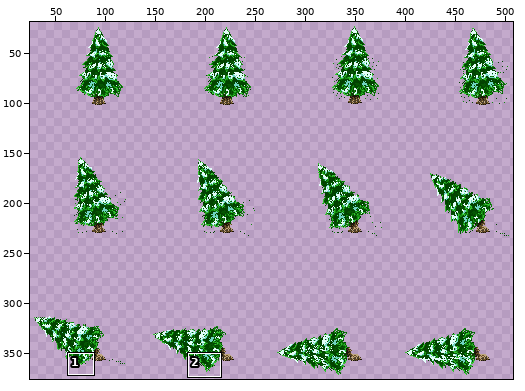
Sprite sheet: Assets/Sprites/Obstacles/Tree_01_Tree_Sprite.png. The first picture is a wide view before the edit; the outline marks the close-up.
Close-up. Before the commit:
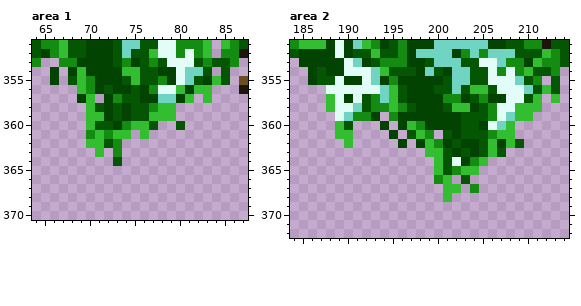
The file is 512x384 pixels. Colours within 5 levels of each other are drawn and written as one. Shown: area 1: x 64..87, y 351..370; area 2: x 184..214, y 351..372. The wide view leaves out empty margins. The commit also changed other parts of the picture, which this record leaves out.
After the commit:
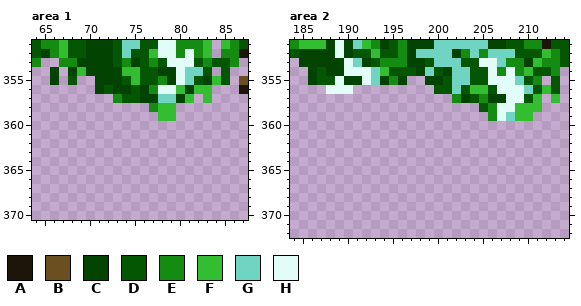
Palette (. is transparent): A #1d1509  B #6c4f21  C #024301  D #055603  E #148c11  F #32be30  G #70d4c2  H #e2fdf8
Difference:
Area 1:
Colour C is removed in row 357 at x 69 and 72; in rows 358 to 359 at x 72 and 74; in row 360 at x 73.
Colour D is removed in row 358 at x 71, 73 and 75 to 76; in row 359 at x 73 and 75 to 76; in row 360 at x 71 to 72, 77 and 80; in row 362 at x 72; in row 364 at x 73.
Colour E is removed in rows 355 to 356 at x 70; in row 360 at x 74; in row 361 at x 70 and 72; in rows 362 to 363 at x 73.
Colour F is removed in rows 355 to 356 at x 69; in rows 357 to 358 at x 70; in row 359 at x 70 to 71 and 77; in row 360 at x 70 and 75 to 76; in row 361 at x 71, 73 to 74 and 76; in row 362 at x 70 to 71.
Colour F is removed in row 363 at x 71.
Area 2:
Colour C is removed in row 355 at x 197 to 198; in row 356 at x 197 to 199; in row 357 at x 190 and 197 to 200; in row 358 at x 198 to 200 and 204; in row 359 at x 193 and 196 to 202; in row 360 at x 194, 196, 199 to 202 and 205.
Colour C is removed in row 361 at x 195 and 202; in row 362 at x 196, 198, 201, 203 to 204 and 207; in row 363 at x 202 and 204; in row 364 at x 203.
Colour D is removed in row 356 at x 196; in row 357 at x 192 and 196; in row 358 at x 192, 197 and 201; in row 359 at x 203 to 205; in row 360 at x 190 and 203 to 204; in row 361 at x 197, 201 and 203 to 205.
Colour D is removed in row 362 at x 202, 205 and 209; in row 363 at x 201, 203, 205 and 207; in rows 364 to 365 at x 201; in row 366 at x 203.
Colour E is removed in row 357 at x 193 and 201; in row 358 at x 193 to 194 and 196; in row 359 at x 191 to 192 and 195; in row 360 at x 198; in row 361 at x 199 and 206; in row 362 at x 200.
Colour E is removed in row 364 at x 204; in row 365 at x 202; in row 366 at x 200; in row 367 at x 204.
Colour F is removed in row 356 at x 195; in row 357 at x 188 and 195; in row 358 at x 188, 195 and 202 to 203; in row 360 at x 189, 197 and 208; in row 361 at x 189 to 190, 198 and 207 to 208; in row 362 at x 190, 199, 206 and 208.
Colour F is removed in row 363 at x 199 to 200 and 206; in row 364 at x 200 and 205; in row 365 at x 200 and 203 to 204; in row 366 at x 201; in row 367 at x 201 to 202; in row 368 at x 201.
Colour G is removed in rows 356 to 357 at x 194; in row 358 at x 191; in row 359 at x 190; in row 360 at x 207.
Colour H is removed in row 356 at x 191 to 193; in row 357 at x 189 and 191; in row 358 at x 189 to 190; in row 359 at x 189; in row 360 at x 206; in row 364 at x 202.
Where, in picture pixels (left, top, right, bottom), the same in both close-ups:
erased: (77, 76, 185, 166)
erased: (326, 76, 524, 202)
